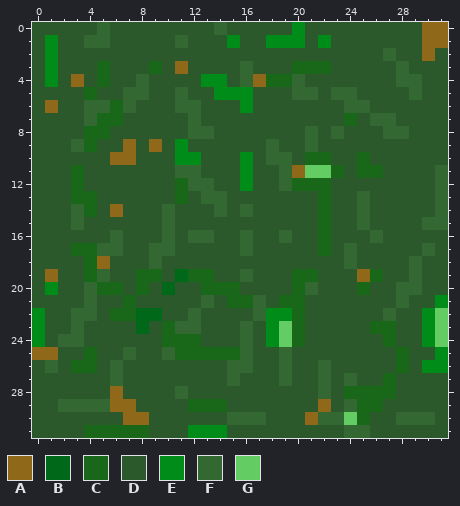
Pixel-art sprite: Tram_Game/Assets/Assets/Outside/Streets/Grass.png. Above is the file before it was changed.
The file is 128x128 pixels, drawn in blocks of 4x4; one block is one cell here.
Palette (. is transparent): A #8f6819  B #006819  C #196819  D #2b592b  E #008c19  F #336833  G #63cd63
And afterwards:
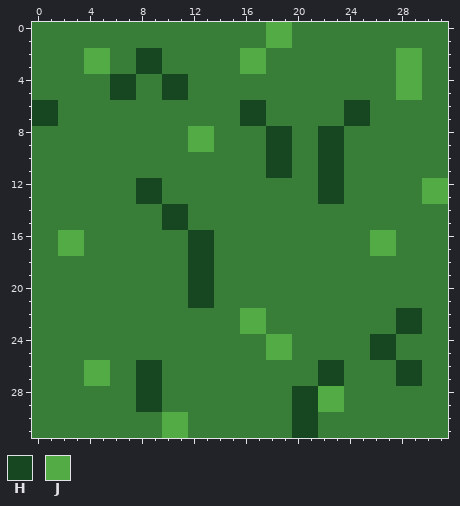
Colours new in this view: H #174720  J #53ab46
Diff:
colour D: #2b592b -> #387d38
Changed rows in their new state; - is a pixel that keeps its letter.
first column x 0:
 0 -----D--------D---JJD---------DD
 1 -D--DD-----D---D--JJD-D-------DD
 2 -D--JJ--HH------JJ---------DJJD-
 3 -D--JJ--HH-D----JJ--DDD-----JJ--
 4 -D-D-DHHD-HH-DD-DDDDD-------JJ--
 5 ----D-HHD-HH--DDD---DD-DD---JJ--
 6 HH--DDDD---DD---HH------HH------
 7 HH--DDD-----D---HH------HHDD----
 8 ----DD------JJ----HH-DHH---DD---
 9 ---DD--D-D-DJJ----HH-DHH--------
10 ------DD---DD---D-HH-DHH-D------
11 ---D-------DD---D-HHDDHH-DD----D
12 ---D----HH-DDD--D--DDDHH------JJ
13 ---DD---HH-D-DD-------HH-D----JJ
14 ---DD-D---HH--D-D-----D--D-----D
15 ---D------HH----------D--D----DD
16 --JJ--D---D-HH--D--D--D---JJ----
17 --JJDDD--DD-HH--D-----D-D-JJ--D-
18 ----DD---D--HH----------D----D--
19 -D--DD--DD-DHH--D---DD---DD--D--
20 -D--DDD-D-D-HHDD----DD---D--DD--
21 ----D--D----HH-DDD-DD-------D--D
22 D--DD-DDDD--D---JJDDD------DHHDD
23 D--D----D-DDD---JJDDD-----DDHHDD
24 D-DD------DDD---D-JJD-----HH--DD
25 DD--D--D--DDDDDDD-JJ------HHD--D
26 -D-DJJD-HH-----DD--D--HH----HHDD
27 ----JJD-HH-----D---D--HHD--DHH--
28 ------D-HH-D--------HHJJDDDD----
29 --DDDDDDHH--DDD-----HHJJDDD-----
30 -------DD-JJ---DDD--HHDDDD--DDD-
31 ----DDDDD-JJDDD-----HH--DD------
Changed places in both pictures, as pixel boxes (x1, y1, x2, y2):
changed: (32, 22, 448, 438)
